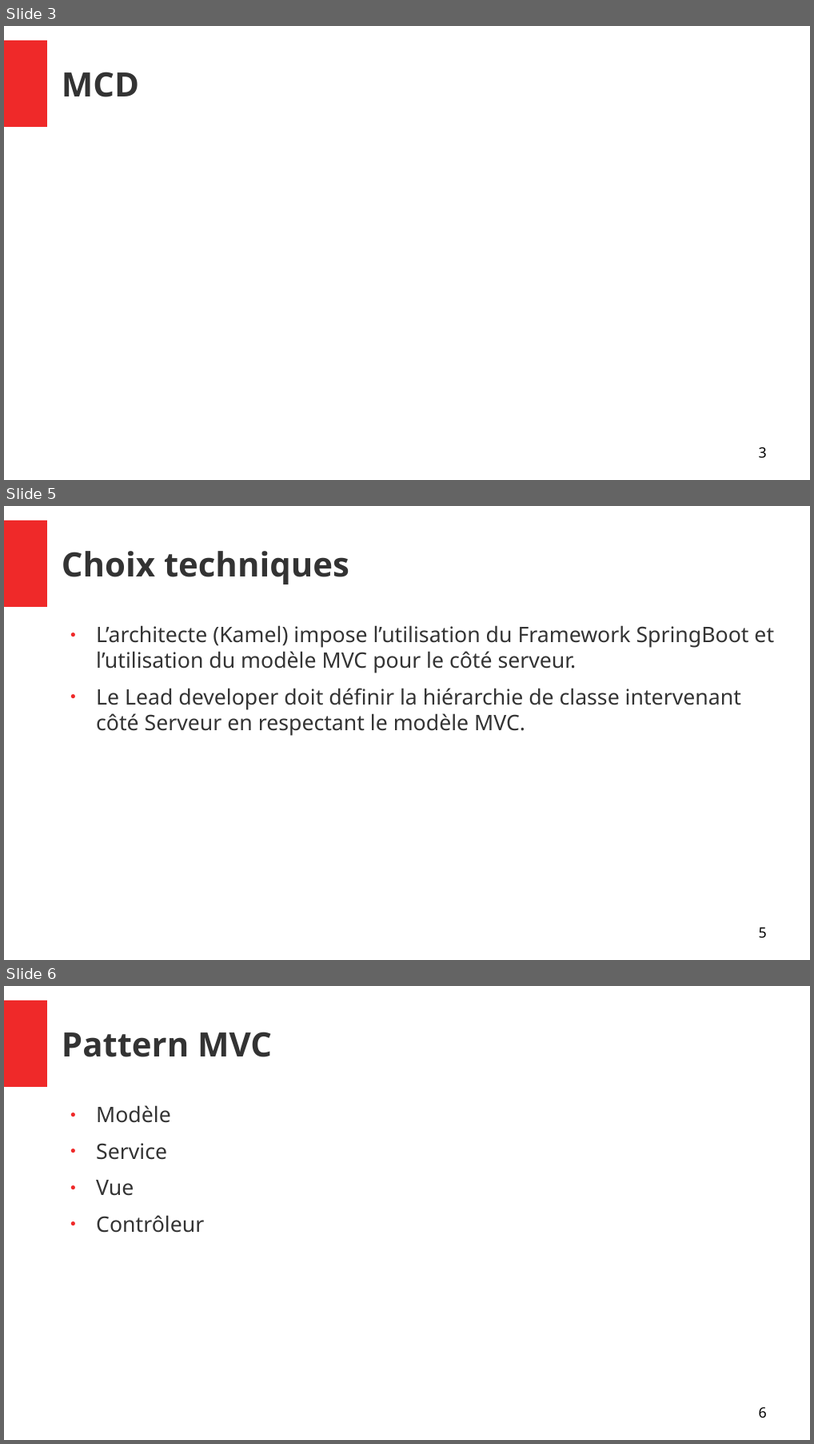
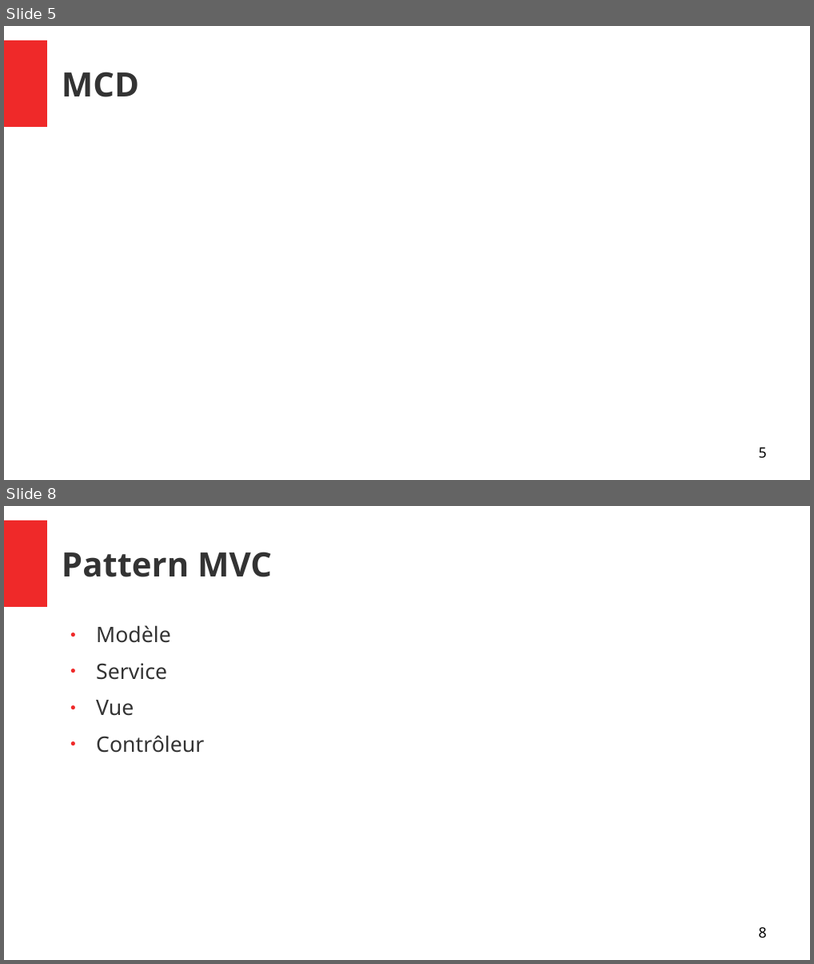
Before and after one commit to PierreGoa/ProjetTPR, a slide deck: Documentations/PresentationTPR.odp. Shown one above the other, each under a label of ours: slides 3, 5 and 6 before the commit, slides 5 and 8 after it; the slides between them are not shown. The pictures are 814x1444 and 814x964 pixels, drawn with LibreOffice and Linux fonts; fonts in the diff are those of the drawing. Boxes give left, top, right and bottom in pixels: in the first picture for what was removed or moved away, otherwise in the second. Text is boxed around its words. In the diff, an @@ line names an element or a change of style, - is before the commit and + after.

```diff
--- a/Documentations/PresentationTPR.odp
+++ b/Documentations/PresentationTPR.odp
@@ slide 5 removed at <box>4,506,810,960</box>, background #FFFFFF; not listed: 1 template element that a slide beside it also shows @@
@@ title removed at <box>62,551,350,584</box> @@
-Choix techniques
@@ text removed at <box>96,625,774,736</box> @@
-● L’architecte (Kamel) impose l’utilisation du Framework SpringBoot et l’utilisation du modèle MVC pour le côté serveur.
-● Le Lead developer doit définir la hiérarchie de classe intervenant côté Serveur en respectant le modèle MVC.
@@ page number removed at <box>759,927,767,937</box> @@
-5
@@ what was slide 3 is now slide 5 @@
@@ page number at <box>759,447,767,457</box>: text changed @@
-3
+5
@@ what was slide 6 is now slide 8 @@
@@ page number at <box>759,927,767,937</box>: text changed @@
-6
+8
```
Also in this commit, not shown: 2 slides changed, 3 slides added.
